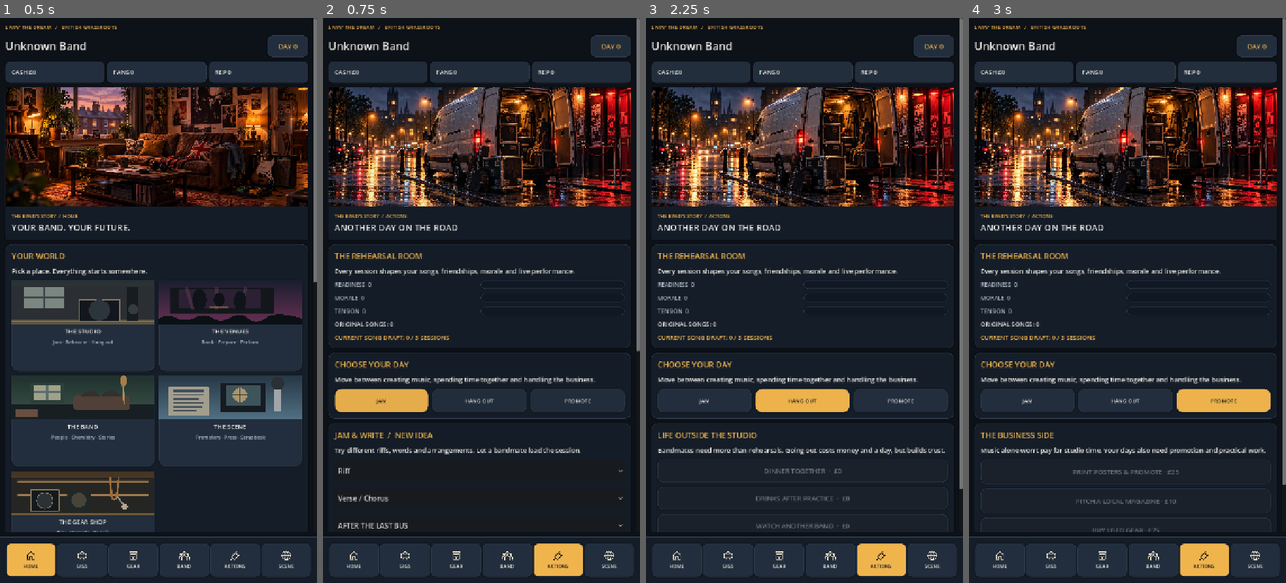
Above: before the commit, frames 1-4 (left to right).
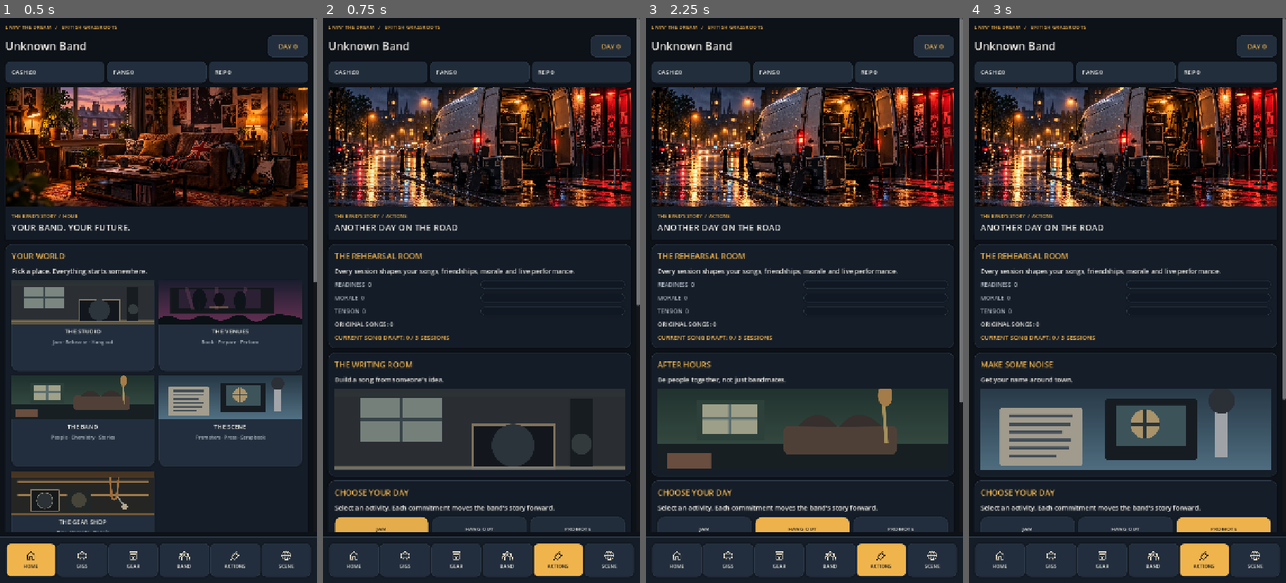
Above: after the commit, the same moments.

Repository: alimuir654-rgb/BandMaster
Game: Godot game, scene res://Scenes/CareerHub.tscn
Same seed, same stepped clock (60 frames per second), same inputs: the game is played once before the commit and once after it. This scene is started directly instead of the project's main scene.
Inputs (mouse positions are in pixels of both pictures, inside the frame that each line leads up to):
- Up to frame 1 (0.5 s): no input
- Up to frame 2 (0.75 s): click (405, 323) at 0.52 s
- Up to frame 3 (2.25 s): click "JAM" at 1.25 s; click "HANG OUT" at 2 s
- Up to frame 4 (3 s): click "PROMOTE" at 2.75 s

Frame 1 is identical in both runs. In frame 2, 9.0% of the frame differs, in the area x 2-100%, y 50-91%; in frame 3, 11%; in frame 4, 13%, in the area x 2-100%, y 60-91%.

Commit message:
ui: distinct illustrated writing-room, after-hours and promotion subscenes

Diff:
--- a/Scripts/career_hub.gd
+++ b/Scripts/career_hub.gd
@@ -701,7 +701,23 @@
    _action(heading,"GO TO YOUR BOOKED GIG",func() -> void: _switch("GIGS"),true)
  _label(heading,"ORIGINAL SONGS: %d" % _num("songs"),14,UI.WHITE)
  _label(heading,"CURRENT SONG DRAFT: %d / 3 SESSIONS" % _num("song_draft_progress"),14,UI.AMBER)
- var switches := _card("CHOOSE YOUR DAY","Move between creating music, spending time together and handling the business.")
+ var mode_titles := {"JAM":"THE WRITING ROOM","HANG OUT":"AFTER HOURS","PROMOTE":"MAKE SOME NOISE"}
+ var mode_descriptions := {"JAM":"Build a song from someone's idea.","HANG OUT":"Be people together, not just bandmates.","PROMOTE":"Get your name around town."}
+ var scene_card := _card(str(mode_titles.get(action_view,"THE STUDIO")),str(mode_descriptions.get(action_view,"")))
+ var scene_art := TextureRect.new()
+ scene_art.custom_minimum_size.y = 184
+ scene_art.expand_mode = TextureRect.EXPAND_IGNORE_SIZE
+ scene_art.stretch_mode = TextureRect.STRETCH_KEEP_ASPECT_COVERED
+ scene_art.mouse_filter = Control.MOUSE_FILTER_IGNORE
+ var image_path := "res://Art/uk_actions_banner.svg"
+ if action_view == "HANG OUT":
+  image_path = "res://Art/uk_band_banner.svg"
+ elif action_view == "PROMOTE":
+  image_path = "res://Art/uk_scene_banner.svg"
+ if ResourceLoader.exists(image_path):
+  scene_art.texture = load(image_path)
+ scene_card.add_child(scene_art)
+ var switches := _card("CHOOSE YOUR DAY","Select an activity. Each commitment moves the band's story forward.")
  var navigation := HBoxContainer.new()
  navigation.add_theme_constant_override("separation",8)
  switches.add_child(navigation)
